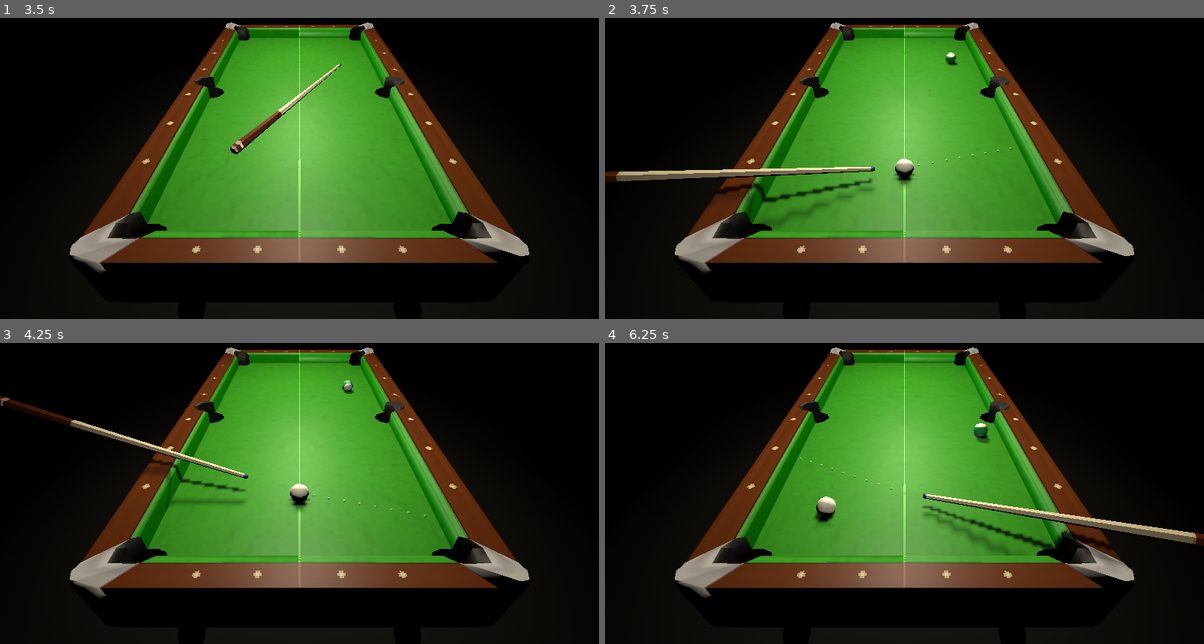
Above: before the commit, frames 1-4 (two rows, left to right).
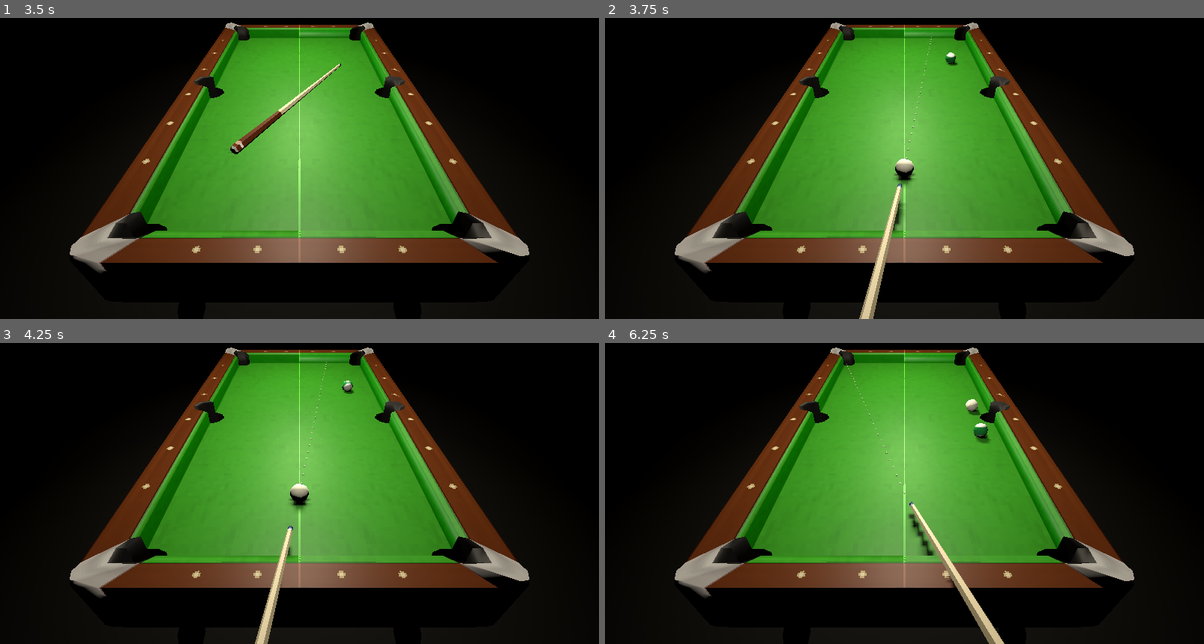
Above: after the commit, the same moments.

Repository: SaraLunaDev/LevelUp_GameJam_JSGS
Game: Godot game, scene res://Scenes/Debug/prueba_juego.tscn
Same seed, same stepped clock (60 frames per second), same inputs: the game is played once before the commit and once after it.
Inputs (mouse positions are in pixels of both pictures, inside the frame that each line leads up to):
- Up to frame 1 (3.5 s): tap Enter at 0.5, 2 s; move the mouse to (431, 135) at 0.52 s; press the mouse at (431, 135) at 0.53 s; release the mouse at (431, 135) at 1.25 s; tap Space at 1.25, 2.75 s; drag from (179, 168) to (269, 216) at 1.27 s; move the mouse to (359, 78) at 2.02 s; press the mouse at (359, 78) at 2.03 s; release the mouse at (359, 78) at 2.75 s; drag from (269, 216) to (119, 99) at 2.77 s
- Up to frame 2 (3.75 s): tap Enter at 3.5 s; move the mouse to (1084, 201) at 3.52 s; press the mouse at (1084, 201) at 3.53 s; hold S from 3.53 s (still down)
- Up to frame 3 (4.25 s): keep holding S
- Up to frame 4 (6.25 s): release S at 4.25 s; release the mouse at (1084, 526) at 4.25 s; drag from (724, 424) to (814, 391) at 4.27 s; move the mouse to (934, 475) at 5.02 s; press the mouse at (934, 475) at 5.03 s; hold S 5.03-5.75 s; release the mouse at (934, 475) at 5.75 s; drag from (814, 391) to (784, 493) at 5.77 s

Frame 1 is identical in both runs. In frame 2, 2.7% of the frame differs, in the area x 0-68%, y 6-100%; in frame 3, 2.0%; in frame 4, 3.8%, in the area x 32-100%, y 6-100%.

Commit message:
Mejora en el Movimiento del Palo. O eso creo nose

Diff:
--- a/Scripts/Palo/palo.gd
+++ b/Scripts/Palo/palo.gd
@@ -93,7 +93,7 @@
 	if palo_posicionado:
 		return
 
-	Input.set_mouse_mode(Input.MOUSE_MODE_CONFINED_HIDDEN)
+	Input.set_mouse_mode(Input.MOUSE_MODE_CAPTURED)
 	instanciar_bola_blanca()
 	rotation_degrees = Vector3.ZERO
 	global_position = Vector3.ZERO
@@ -106,30 +106,13 @@
 # Movimiento del Palo
 # ✦•················•⋅ ∙ ∘ ☽ ☆ ☾ ∘ ⋅ ⋅•················•✦
 
-func rotar_palo(_delta: float) -> void:
-	# Limitar el mouse a un círculo alrededor del spawn de la bola blanca
-	var mouse_pos = posicion_mouse
-	var camera = get_viewport().get_camera_3d()
-	var ray_origin = camera.project_ray_origin(mouse_pos)
-	var ray_dir = camera.project_ray_normal(mouse_pos)
-	var ground_plane = Plane(Vector3.UP, bola_blanca_spawn.global_position.y)
-	var hit = ground_plane.intersects_ray(ray_origin, ray_dir)
-	if hit:
-		var center = bola_blanca_spawn.global_position
-		var dir = (hit - center)
-		var max_radius = 2.0 # Cambia este valor para ajustar el radio máximo
-		if dir.length() > max_radius:
-			dir = dir.normalized() * max_radius
-			hit = center + dir
-		dir = (hit - center).normalized()
-		var target_angle = atan2(dir.x, dir.z) + deg_to_rad(90)
-		var current_angle = deg_to_rad(rotation_degrees.y)
-		# Interpolacion suave
-		var smooth_angle = lerp_angle(current_angle, target_angle, lerp_palo)
-		rotation_degrees.y = rad_to_deg(smooth_angle)
-		# Mantener la punta en el mismo sitio
-		var offset = punta_en_bola_blanca.global_position - global_position
-		global_position = bola_blanca_spawn.global_position - offset
+func rotar_palo(delta: float) -> void:
+	var mouse_vel = Input.get_last_mouse_velocity().x
+	if mouse_vel != 0:
+		# Suaviza la rotación usando lerp
+		var target_rot = rotation_degrees.y - mouse_vel * delta * 0.75
+		rotation_degrees.y = lerp(rotation_degrees.y, target_rot, lerp_palo)
+	actualizar_posicion_palo()
 
 func mostrar_trayectoria() -> void:
 	var bola = get_bola_blanca()
--- a/project.godot
+++ b/project.godot
@@ -14,7 +14,6 @@
 run/main_scene="uid://bxq1rpar87bgq"
 config/features=PackedStringArray("4.4", "Forward Plus")
 config/icon="res://icon.svg"
-
 
 [autoload]
 
Not shown, changed: export_presets.cfg
